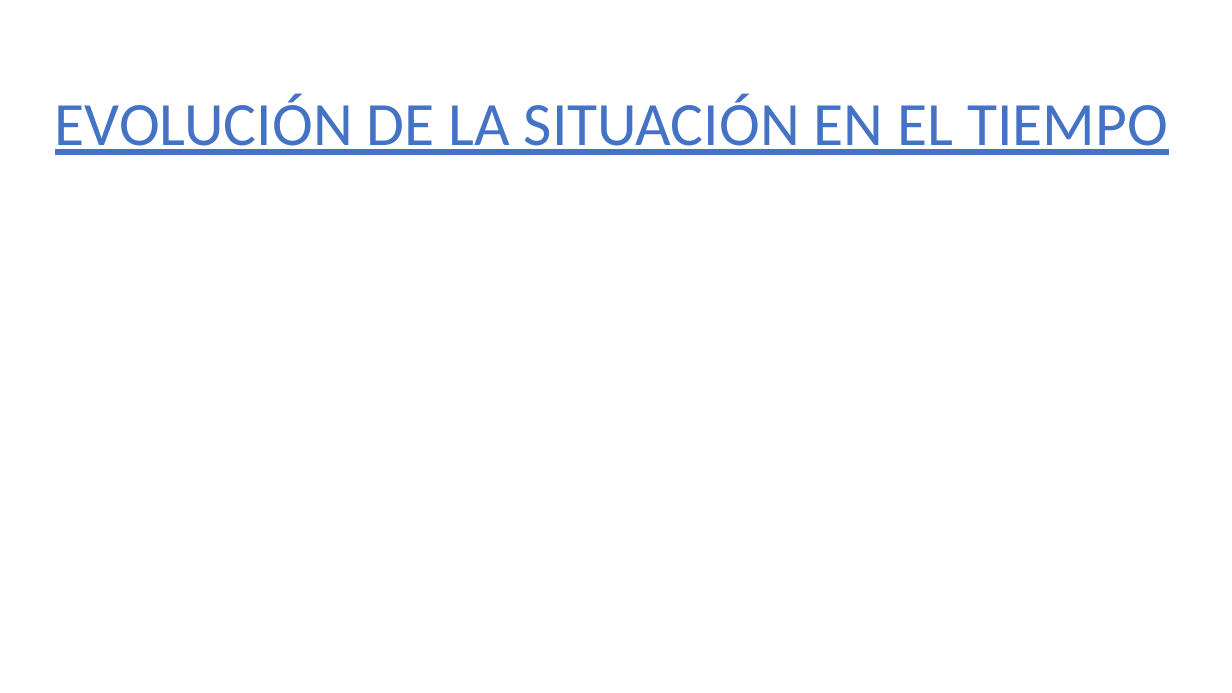
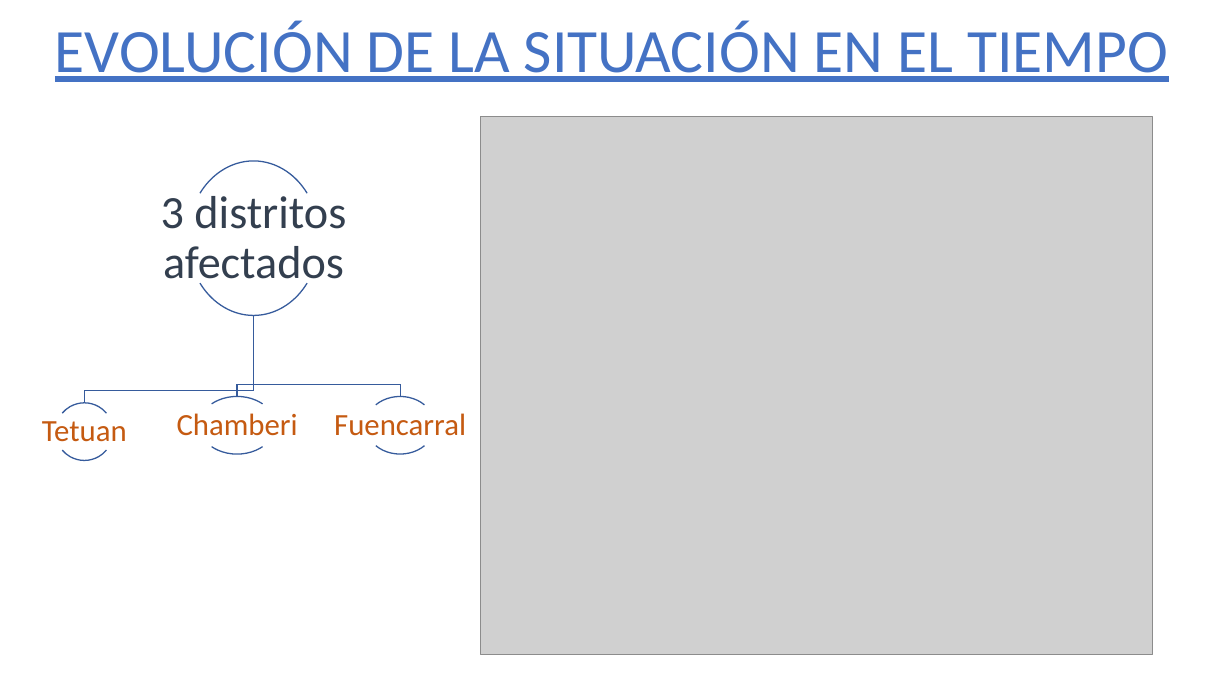
Before and after one commit to 75Engel/Estimacion_tipologia_usuarios_Servicios_Sociales_Ayto_Madrid, a slide deck: slide 6 of Presentacion_projecto.pptx. Drawn at 1232x693 pixels with LibreOffice and Linux fonts; fonts in the diff are those of the drawing; grey boxes stand for pictures; background and template pictures are left out. Boxes give left, top, right and bottom in pixels: in the first picture for what was removed or moved away, otherwise in the second. Text is boxed around its words. In the diff, an @@ line names an element or a change of style, - is before the commit and + after.

```diff
--- a/Presentacion_projecto.pptx
+++ b/Presentacion_projecto.pptx
@@ text "EVOLUCIÓN DE LA SITUACIÓN EN ..." moved from (x1=55, y1=94, x2=1168, y2=155) to (x1=55, y1=21, x2=1168, y2=82) @@
@@ picture added at (x1=481, y1=117, x2=1153, y2=655) @@
@@ group added at (x1=42, y1=161, x2=466, y2=460): 8 arc (boxed as its full ellipse)s, 4 texts, 3 freeform shapes @@
+3 distritos afectados
+Tetuan
+Chamberi
+Fuencarral
```
Also in this commit, not shown: 10 other slides changed, 3 slides added, 6 slides removed, 7 other files.
